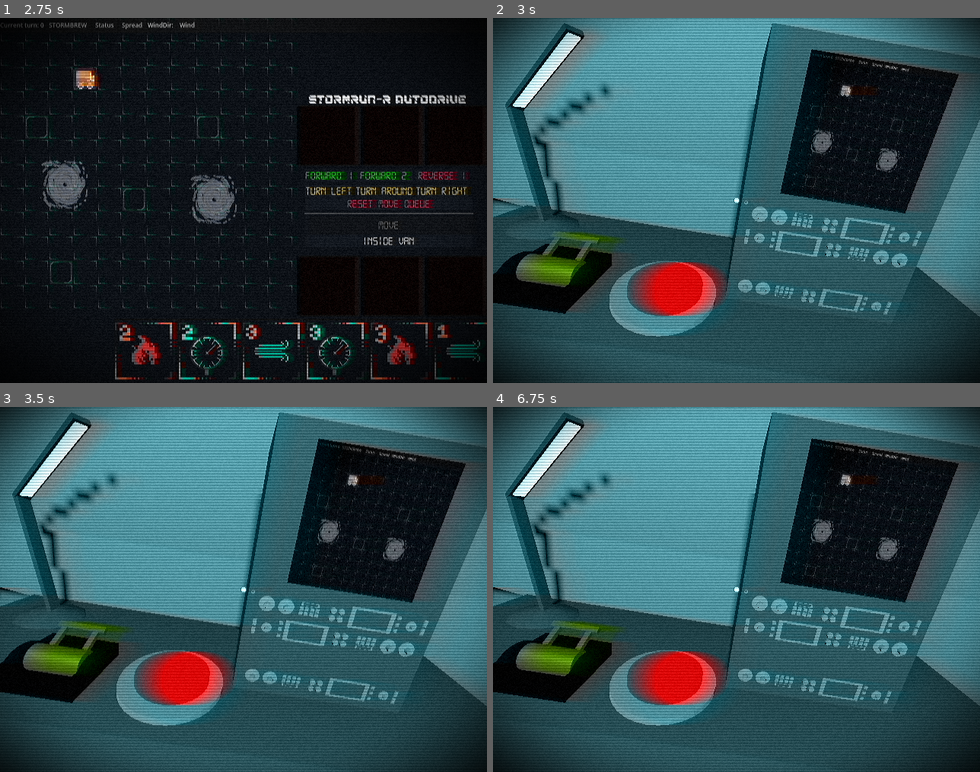
Above: before the commit, frames 1-4 (two rows, left to right).
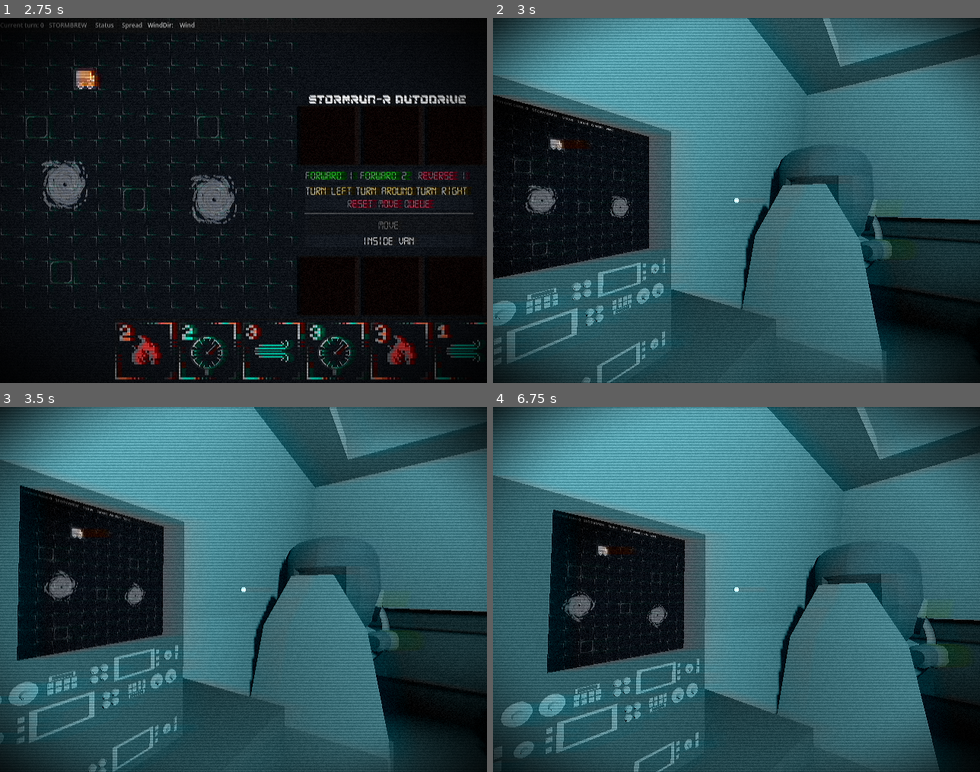
Above: after the commit, the same moments.

Repository: systemeffect/gwj92
Game: Godot game, scene res://scenes/main.tscn
Two runs of this game, one before a commit and one after it. Both use one fixed random seed, a clock stepped at 60 frames per second and the inputs below.
Inputs (mouse positions are in pixels of both pictures, inside the frame that each line leads up to):
- Up to frame 1 (2.75 s): click "START" at 0.5 s; click "START" at 1.25 s; click "City Grid" at 2 s
- Up to frame 2 (3 s): click "Inside Van" at 2.75 s
- Up to frame 3 (3.5 s): no input
- Up to frame 4 (6.75 s): move the mouse to (760, 589) at 3.52 s; click (760, 589) at 3.67 s; move the mouse to (712, 589) at 4.27 s; click (712, 589) at 4.42 s; move the mouse to (746, 582) at 5.02 s; click (746, 582) at 5.17 s; move the mouse to (731, 596) at 5.77 s; click (731, 596) at 5.92 s; move the mouse to (775, 593) at 6.52 s; click (775, 593) at 6.67 s

Frame 1 is identical in both runs. In frame 2, 60% of the frame differs, in the area x 0-100%, y 0-100%; in frame 3, 61%; in frame 4, 63%.

Commit message:
pause fix

Diff:
--- a/scenes/level.tscn
+++ b/scenes/level.tscn
@@ -216,7 +216,7 @@
 grow_vertical = 2
 
 [node name="Player" parent="." unique_id=63880466 instance=ExtResource("2_w8frs")]
-transform = Transform3D(0.9873059, -0.15827586, -0.013260633, 0.15532517, 0.94470304, 0.28880823, -0.033183992, -0.2872018, 0.9572951, -0.80212635, 2.176927, 1.2719826)
+transform = Transform3D(0.5394764, 0, -0.8420007, 0, 1, 0, 0.8420007, 0, 0.5394764, -0.80212635, 2.176927, 1.2719826)
 
 [node name="Van" type="Node3D" parent="." unique_id=81167758]
 script = ExtResource("4_fpun6")
--- a/scripts/3D_Level.gd
+++ b/scripts/3D_Level.gd
@@ -9,6 +9,7 @@
 var van: Node2D
 
 func _ready() -> void:
+	get_tree().paused = false
 	GlobalSignals.grid_screen_pressed.connect(_on_grid_screen_pressed)
 	city_grid = grid_screen.find_child("City_Grid")
 	van = city_grid.find_child("Van")
